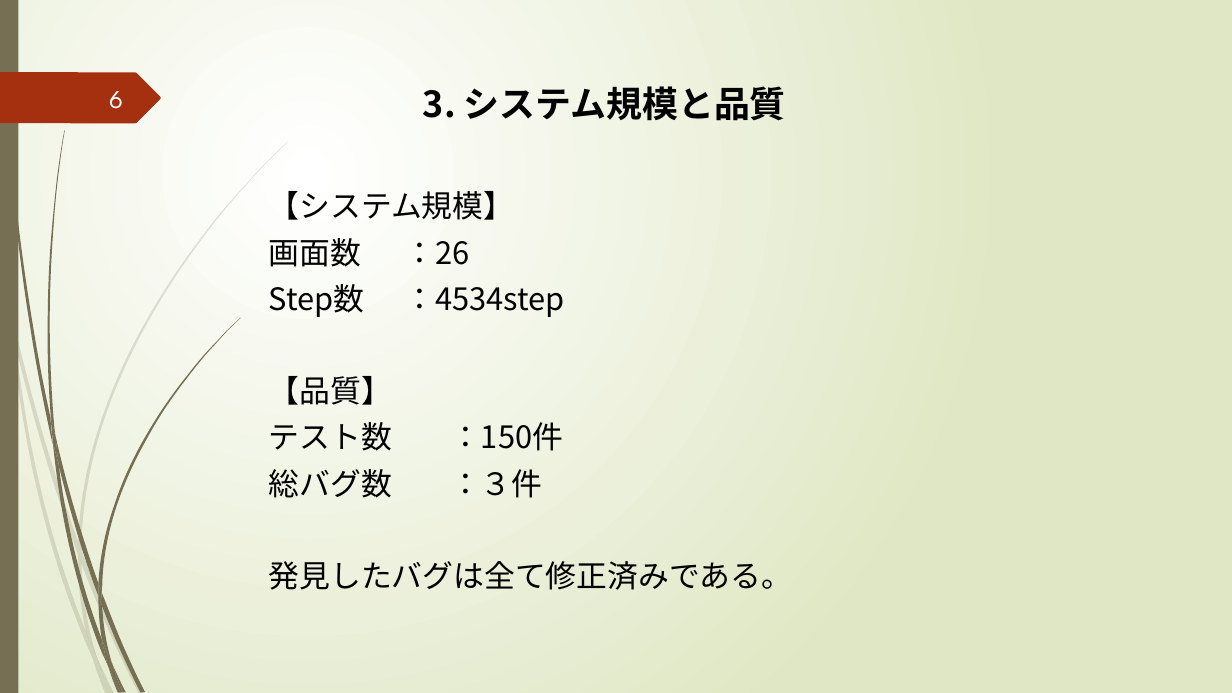
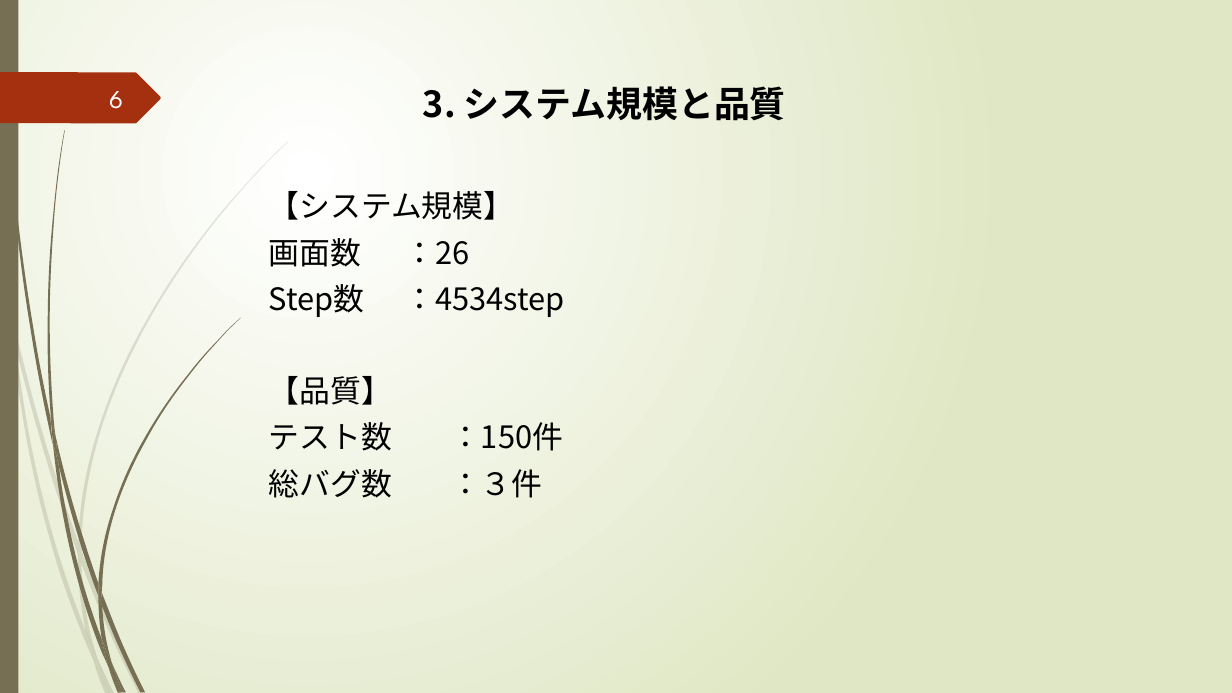
Before and after one commit to k-kuru/team_develop, a slide deck: slide 6 of 05_チーム開発演習_発表会資料/05_チーム開発演習_発表会資料_チーム3.pptx. Drawn at 1232x693 pixels with LibreOffice and Linux fonts; fonts in the diff are those of the drawing. Boxes give left, top, right and bottom in pixels: in the first picture for what was removed or moved away, otherwise in the second. Text is boxed around its words. In the diff, an @@ line names an element or a change of style, - is before the commit and + after.

```diff
--- a/05_チーム開発演習_発表会資料/05_チーム開発演習_発表会資料_チーム3.pptx
+++ b/05_チーム開発演習_発表会資料/05_チーム開発演習_発表会資料_チーム3.pptx
@@ text at (269, 561, 792, 590): paragraph removed @@
-発見したバグは全て修正済みである。
```
Also in this commit, not shown: 4 other slides changed.
